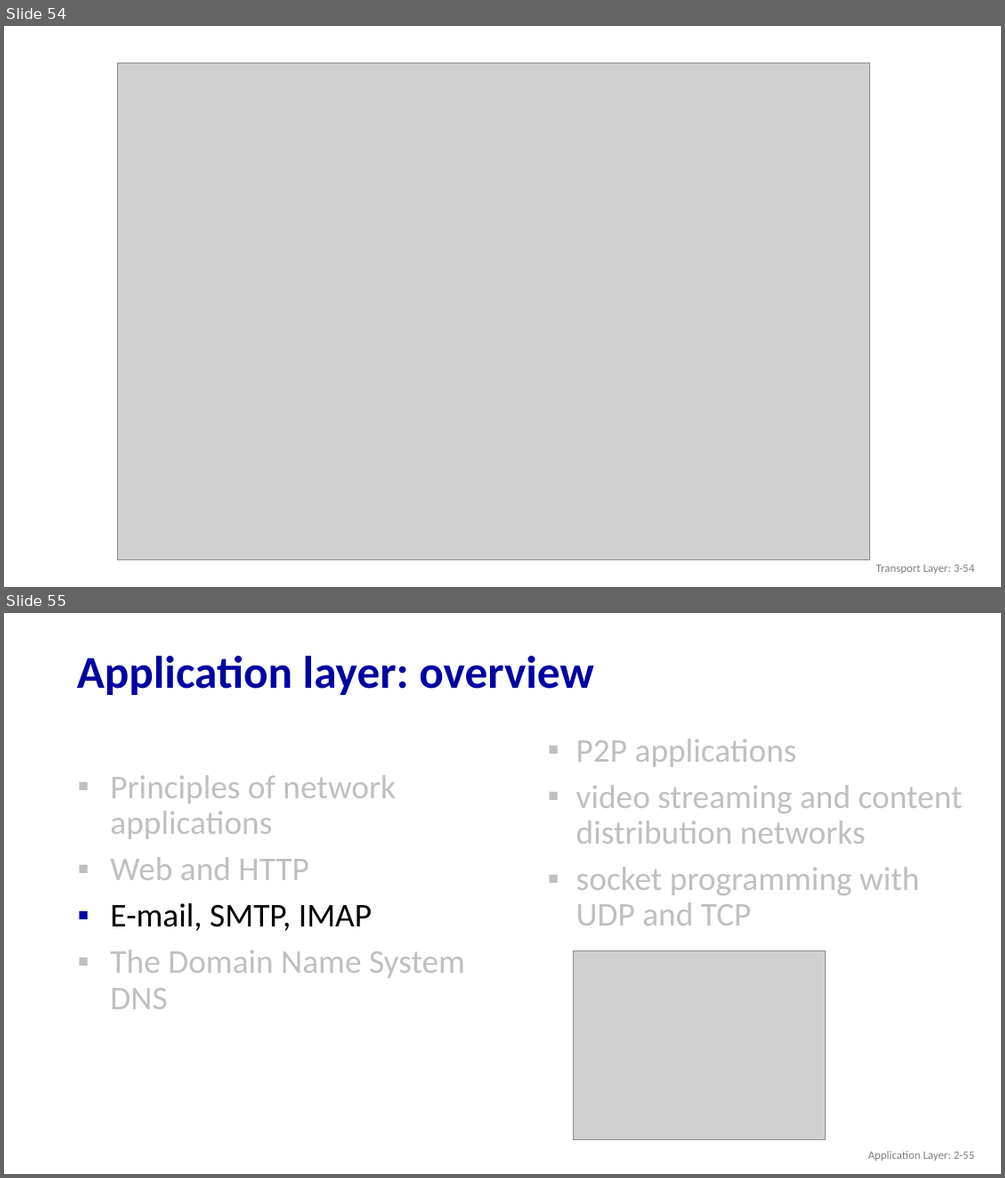
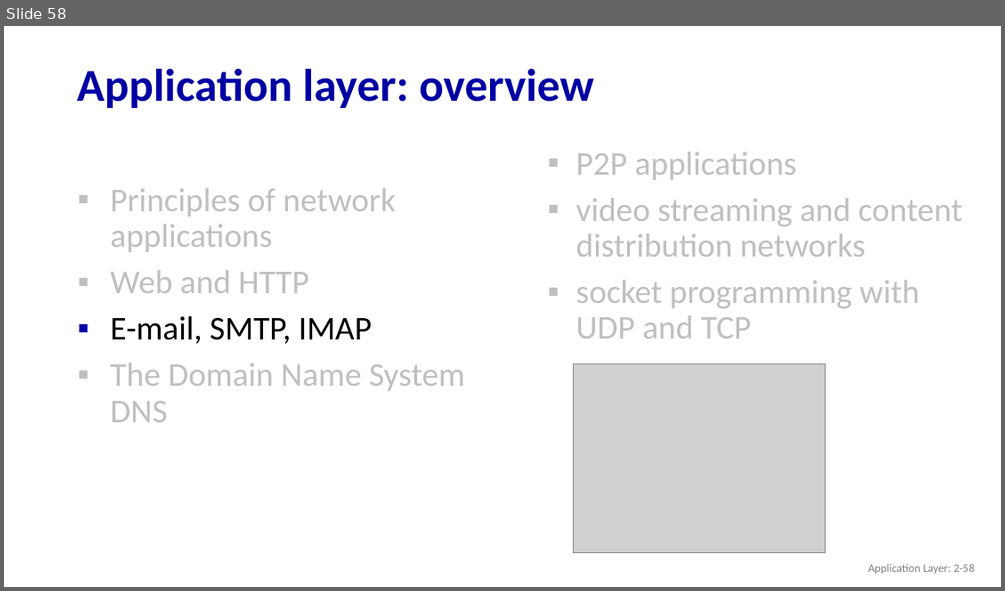
Before and after one commit to huangqy89/cn-2026, a slide deck: static_files/lectures/Chapter_2_v8.2.pptx. Shown one above the other, each under a label of ours: slides 54 and 55 before the commit, slide 58 after it. The pictures are 1005x1178 and 1005x591 pixels, drawn with LibreOffice and Linux fonts; fonts in the diff are those of the drawing; grey boxes stand for pictures. Boxes give left, top, right and bottom in pixels: in the first picture for what was removed or moved away, otherwise in the second. Text is boxed around its words. In the diff, an @@ line names an element or a change of style, - is before the commit and + after.

```diff
--- a/static_files/lectures/Chapter_2_v8.2.pptx
+++ b/static_files/lectures/Chapter_2_v8.2.pptx
@@ slide 54 removed at (4, 26, 1001, 587), background #FFFFFF @@
@@ picture removed at (117, 62, 870, 559) @@
@@ text removed at (876, 564, 974, 573) @@
-Transport Layer: 3-54
@@ what was slide 55 is now slide 58 @@
@@ text at (868, 564, 974, 573): text changed @@
-Application Layer: 2-55
+Application Layer: 2-58
```
Also in this commit, not shown: 3 slides changed, 5 slides added, 1 other slide removed.
